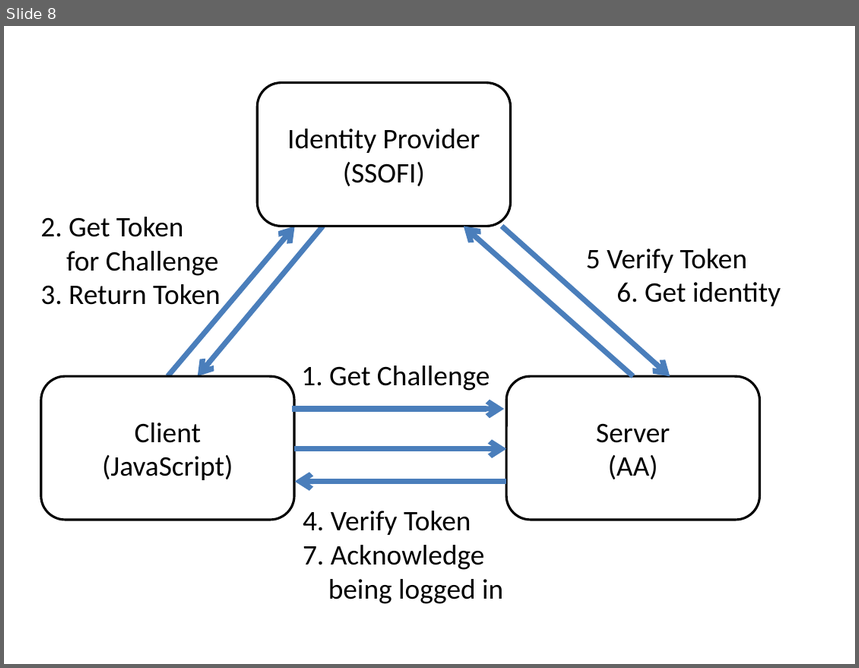
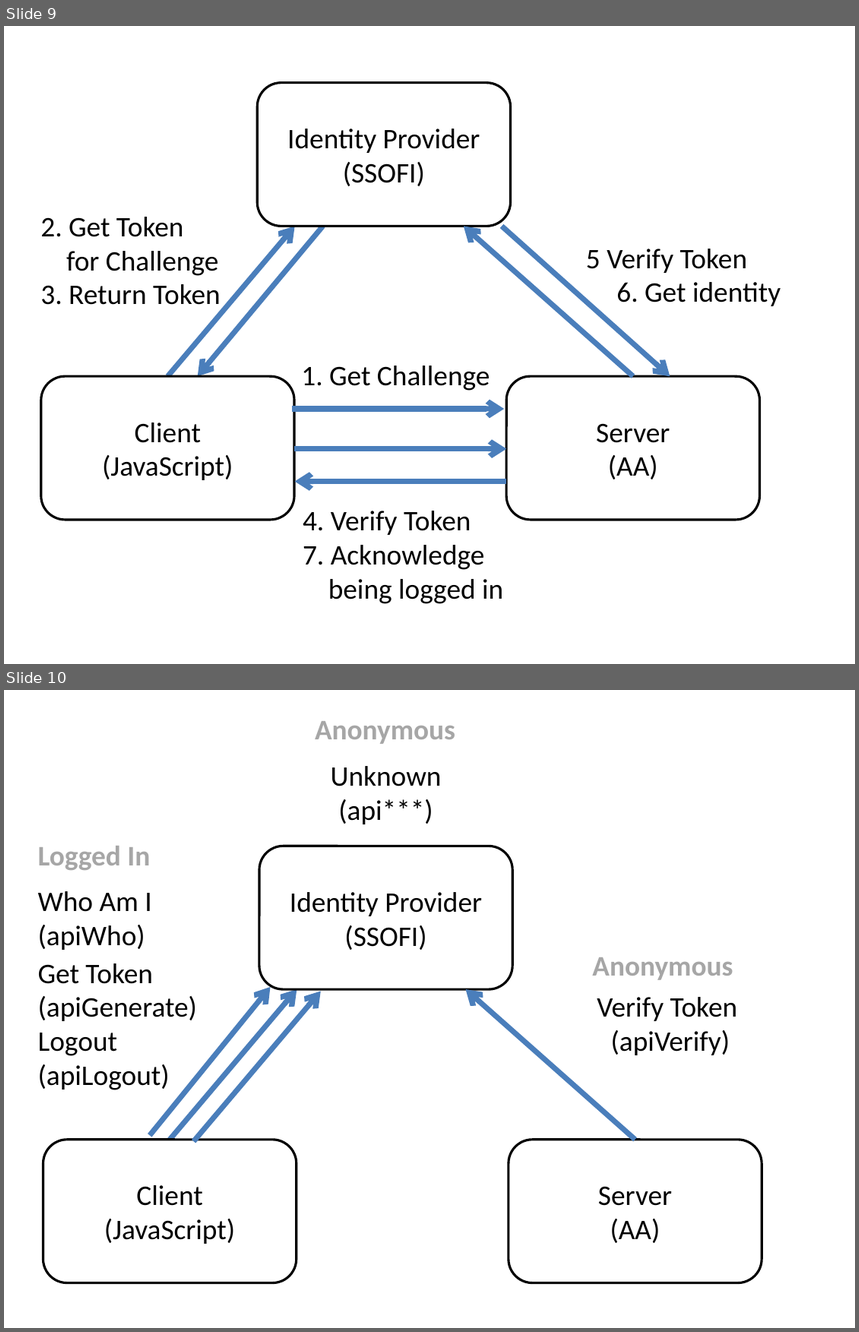
Before and after one commit to agilepro/ssofi-prolite, a slide deck: spec/ClassDiagram.pptx. Shown one above the other, each under a label of ours: slide 8 before the commit, slides 9 and 10 after it. The pictures are 859x668 and 859x1332 pixels, drawn with LibreOffice and Linux fonts; fonts in the diff are those of the drawing. Boxes give left, top, right and bottom in pixels: in the first picture for what was removed or moved away, otherwise in the second. Text is boxed around its words. In the diff, an @@ line names an element or a change of style, - is before the commit and + after.

```diff
--- a/spec/ClassDiagram.pptx
+++ b/spec/ClassDiagram.pptx
@@ slide 10 added at (x1=4, y1=690, x2=855, y2=1328), background #FFFFFF @@
@@ text added at (x1=315, y1=721, x2=455, y2=744), 24 pt, text #A6A6A6, bold @@
+Anonymous
@@ text added at (x1=331, y1=766, x2=442, y2=825), 24 pt, text #000000 @@
+Unknown
+(api***)
@@ text added at (x1=38, y1=846, x2=150, y2=870), 24 pt, text #A6A6A6, bold @@
+Logged In
@@ rounded rectangle added at (x1=259, y1=846, x2=513, y2=989), fill #FFFFFF, outline #000000 2 pt, 24 pt, text #000000 @@
+Identity Provider
+(SSOFI)
@@ text added at (x1=38, y1=891, x2=151, y2=950), 24 pt, text #000000 @@
+Who Am I
+(apiWho)
@@ text added at (x1=592, y1=958, x2=733, y2=980), 24 pt, text #A6A6A6, bold @@
+Anonymous
@@ text added at (x1=38, y1=964, x2=197, y2=1091), 24 pt, text #000000 @@
+Get Token
+(apiGenerate)
+Logout
+(apiLogout)
@@ arrow added from (150, 1136) to (271, 987), #4B7EBC 4.5 pt @@
@@ arrow added from (170, 1139) to (297, 989), #4B7EBC 4.5 pt @@
@@ arrow added from (194, 1142) to (321, 991), #4B7EBC 4.5 pt @@
@@ arrow added from (636, 1139) to (465, 989), #4B7EBC 4.5 pt @@
@@ text added at (x1=597, y1=997, x2=738, y2=1056), 24 pt, text #000000 @@
+Verify Token
+(apiVerify)
@@ rounded rectangle added at (x1=44, y1=1139, x2=297, y2=1284), fill #FFFFFF, outline #000000 2 pt, 24 pt, text #000000 @@
+Client
+(JavaScript)
@@ rounded rectangle added at (x1=509, y1=1139, x2=762, y2=1284), fill #FFFFFF, outline #000000 2 pt, 24 pt, text #000000 @@
+Server
+(AA)
@@ what was slide 8 is now slide 9 @@
```
Also in this commit, not shown: 1 other slide added, 33 other files.
